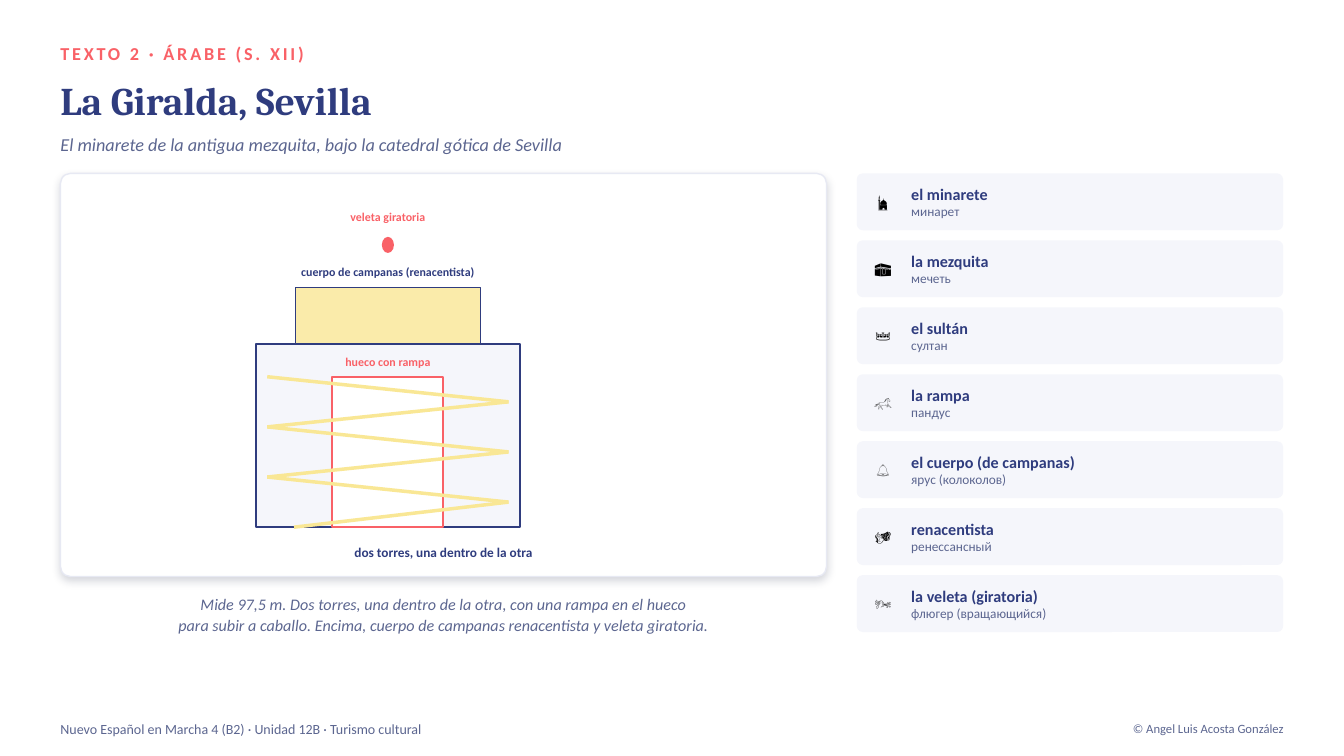
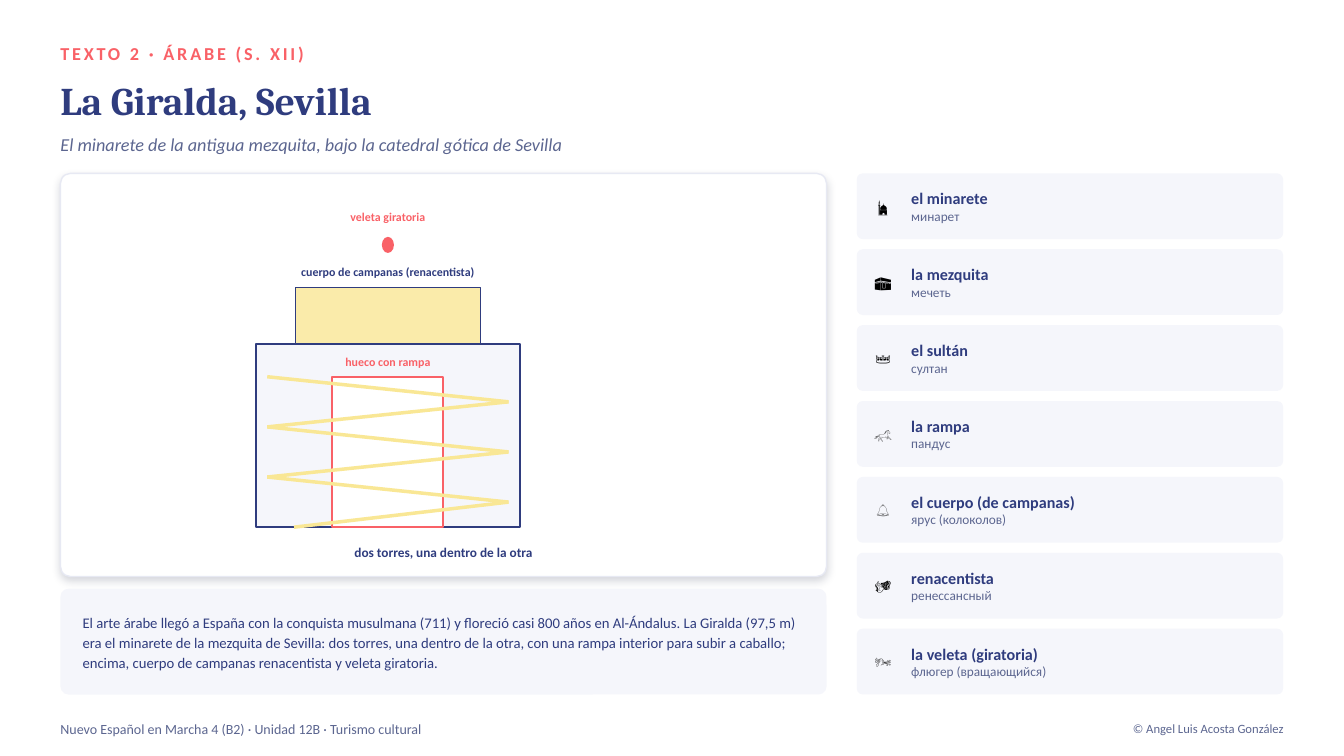
Before and after one commit to angelluisacosta99-bit/Molu, a slide deck: slide 6 of docencia-espanol/materiales/b2/nuevo-espanol-en-marcha-4_unidad12b_lexico-arte.pptx. Drawn at 1344x756 pixels with LibreOffice and Linux fonts; fonts in the diff are those of the drawing. Boxes give left, top, right and bottom in pixels: in the first picture for what was removed or moved away, otherwise in the second. Text is boxed around its words. In the diff, an @@ line names an element or a change of style, - is before the commit and + after.

```diff
--- a/docencia-espanol/materiales/b2/nuevo-espanol-en-marcha-4_unidad12b_lexico-arte.pptx
+++ b/docencia-espanol/materiales/b2/nuevo-espanol-en-marcha-4_unidad12b_lexico-arte.pptx
@@ rounded rectangle: place and size @@
-rounded rectangle at [857,173,1284,230]
+rounded rectangle at [857,173,1284,239]
@@ text "🕌" rewrapped from [865,173,901,230] to [865,173,901,239] @@
@@ text "el minarete": place and size @@
-text "el minarete" at [911,188,988,218]
+text "el minarete" at [911,192,988,223]
@@ rounded rectangle: place and size @@
-rounded rectangle at [857,240,1284,296]
+rounded rectangle at [857,249,1284,315]
@@ text "🕋" rewrapped from [865,240,901,296] to [865,249,901,315] @@
@@ text "la mezquita": place and size @@
-text "la mezquita" at [911,255,989,283]
+text "la mezquita" at [911,268,989,297]
@@ rounded rectangle: place and size @@
-rounded rectangle at [857,308,1284,364]
+rounded rectangle at [857,326,1284,391]
@@ text "👑" rewrapped from [865,308,901,364] to [865,326,901,391] @@
@@ text "el sultán": place and size @@
-text "el sultán" at [911,322,968,352]
+text "el sultán" at [911,344,968,375]
@@ rounded rectangle: place and size @@
-rounded rectangle at [857,374,1284,431]
+rounded rectangle at [857,401,1284,467]
@@ text "🐎" rewrapped from [865,374,901,431] to [865,401,901,467] @@
@@ text "la rampa": place and size @@
-text "la rampa" at [911,389,970,419]
+text "la rampa" at [911,420,970,450]
@@ rounded rectangle: place and size @@
-rounded rectangle at [857,508,1284,565]
+rounded rectangle at [857,477,1284,542]
@@ text at [865,477,901,542]: text changed @@
-🎭
+🔔
@@ text "el cuerpo (de campanas)": place and size @@
-text "el cuerpo (de campanas)" at [911,456,1074,486]
+text "el cuerpo (de campanas)" at [911,496,1074,526]
@@ rounded rectangle: place and size @@
-rounded rectangle at [857,576,1284,632]
+rounded rectangle at [857,553,1284,618]
@@ text at [865,553,901,618]: text changed @@
-🌬️
+🎭
@@ text "renacentista": place and size @@
-text "renacentista" at [911,523,994,553]
+text "renacentista" at [911,572,994,602]
@@ rounded rectangle added at [60,589,827,695], fill #F5F6FB @@
@@ text at [83,616,795,671]: text changed; size 11.5 to 10.5 pt; text colour #5C6690 to #2F3C7E; italic off @@
-Mide 97,5 m. Dos torres, una dentro de la otra, con una rampa en el hueco
-para subir a caballo. Encima, cuerpo de campanas renacentista y veleta giratoria.
+El arte árabe llegó a España con la conquista musulmana (711) y floreció casi 800 años en Al-Ándalus. La Giralda (97,5 m) era el minarete de la mezquita de Sevilla: dos torres, una dentro de la otra, con una rampa interior para subir a caballo; encima, cuerpo de campanas renacentista y veleta giratoria.
@@ proportions changed in 7 elements at [857,173,1284,239], [857,249,1284,315], [857,553,1284,618], [857,326,1284,391], [857,477,1284,542], [857,401,1284,467], [857,629,1284,695] @@
@@ rounded rectangle: place and size @@
-rounded rectangle at [857,442,1284,498]
+rounded rectangle at [857,629,1284,695]
@@ text at [865,629,901,695]: text changed @@
-🔔
+🌬️
@@ text "la veleta (giratoria)": place and size @@
-text "la veleta (giratoria)" at [911,590,1047,620]
+text "la veleta (giratoria)" at [911,648,1047,678]
```
Also in this commit, not shown: 3 other slides changed.
